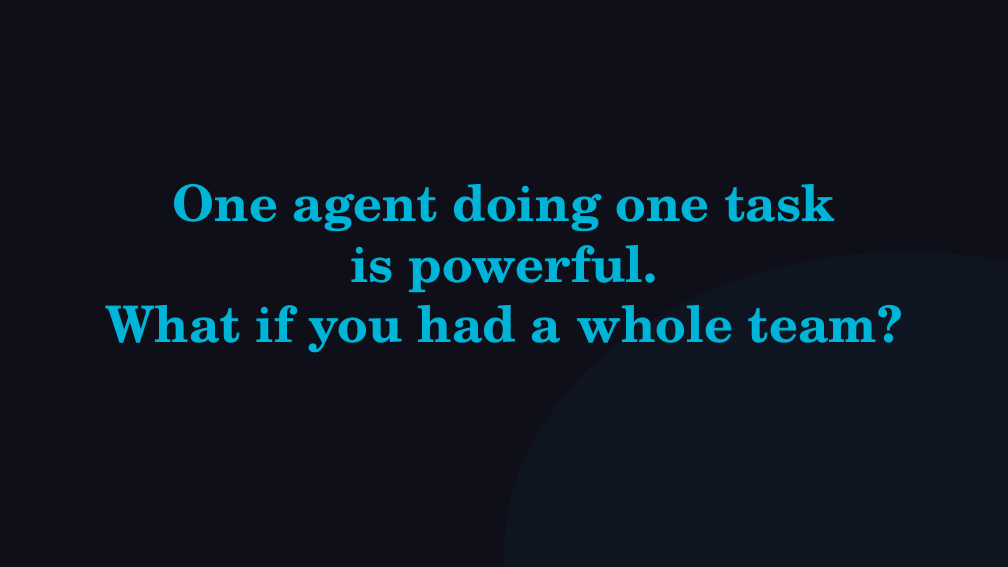
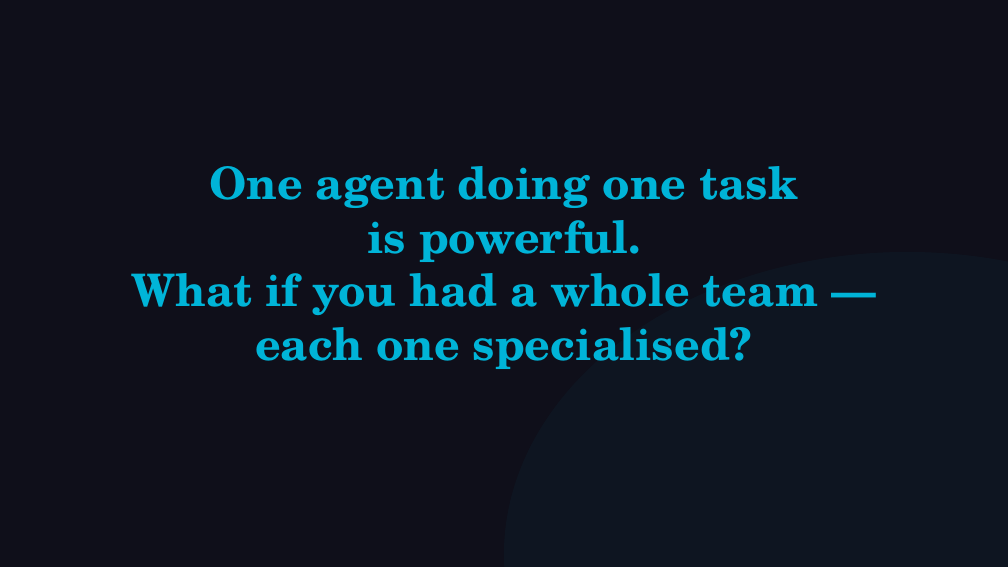
Before and after one commit to michaelengland/ai-best-practices, a slide deck: slide 18 of decks/workshop-operator/workshop-operator.pptx. Drawn at 1008x567 pixels with LibreOffice and Linux fonts; fonts in the diff are those of the drawing. Boxes give left, top, right and bottom in pixels: in the first picture for what was removed or moved away, otherwise in the second. Text is boxed around its words. In the diff, an @@ line names an element or a change of style, - is before the commit and + after.

```diff
--- a/decks/workshop-operator/workshop-operator.pptx
+++ b/decks/workshop-operator/workshop-operator.pptx
@@ text at (209, 166, 798, 262): size 36 to 32 pt in "One agent doing one task", "is powerful." @@
@@ text at (131, 260, 819, 369): text changed; size 36 to 32 pt @@
-What if you had a whole team?
+What if you had a whole team —
+each one specialised?
```
Also in this commit, not shown: 4 other slides changed, 1 slide added, 1 slide removed, 7 other files.
